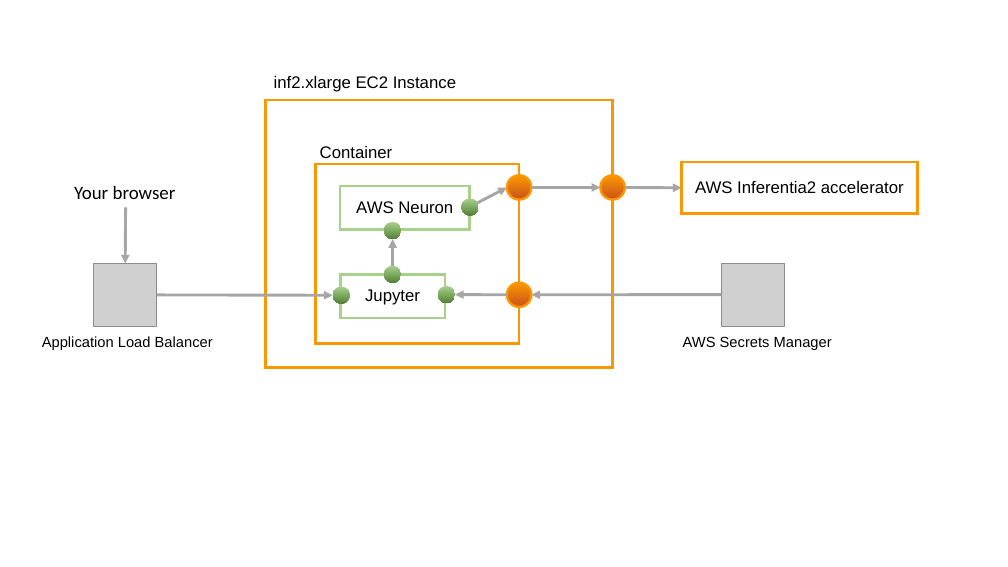
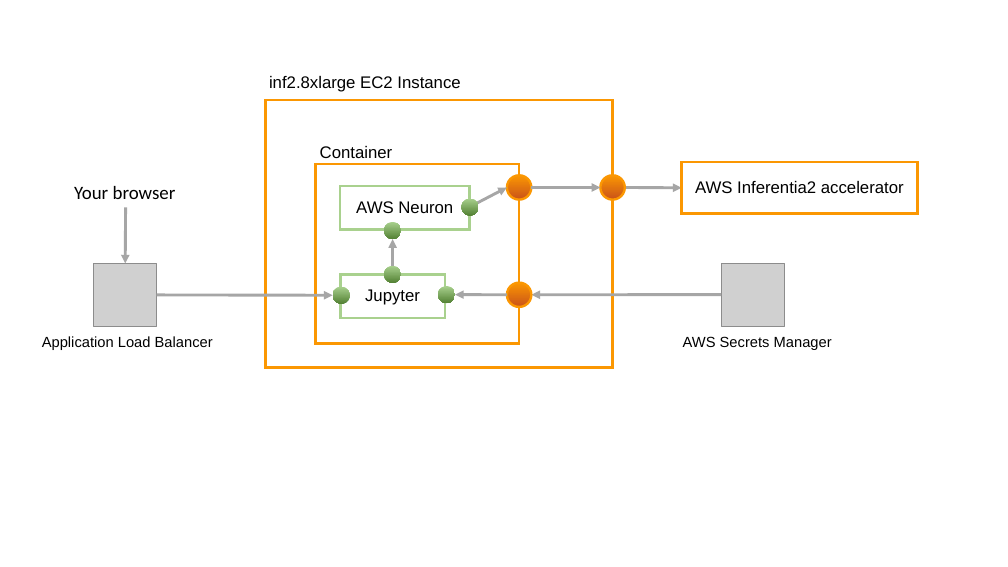
Before and after one commit to nathanpeck/ecs-patterns-vitepress, a slide deck: slide 1 of pattern/jupyter-notebook-inferencing-container-cloudformation/diagram.pptx. Drawn at 1008x567 pixels with LibreOffice and Linux fonts; fonts in the diff are those of the drawing; grey boxes stand for pictures. Boxes give left, top, right and bottom in pixels: in the first picture for what was removed or moved away, otherwise in the second. Text is boxed around its words. In the diff, an @@ line names an element or a change of style, - is before the commit and + after.

```diff
--- a/pattern/jupyter-notebook-inferencing-container-cloudformation/diagram.pptx
+++ b/pattern/jupyter-notebook-inferencing-container-cloudformation/diagram.pptx
@@ text at <box>269,76,460,92</box>: text changed @@
-inf2.xlarge EC2 Instance
+inf2.8xlarge EC2 Instance
```
Also in this commit, not shown: 3 other files.
